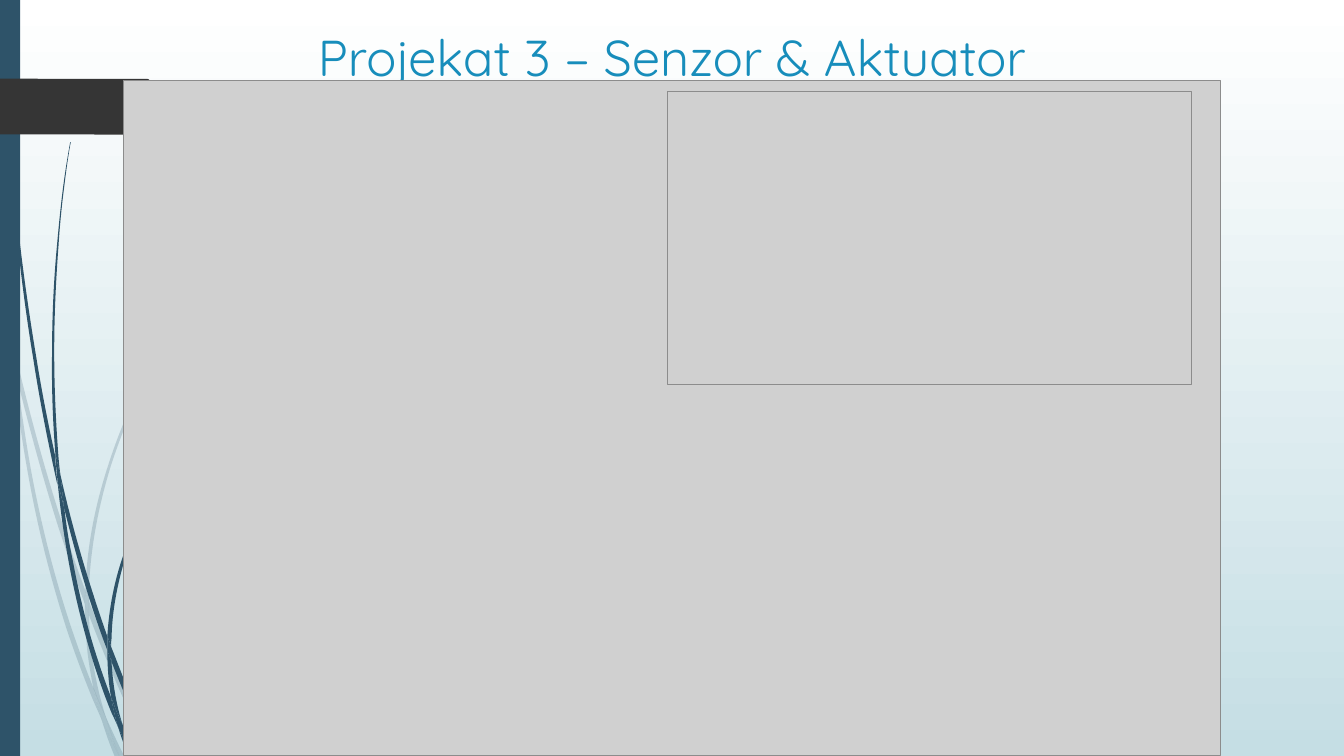
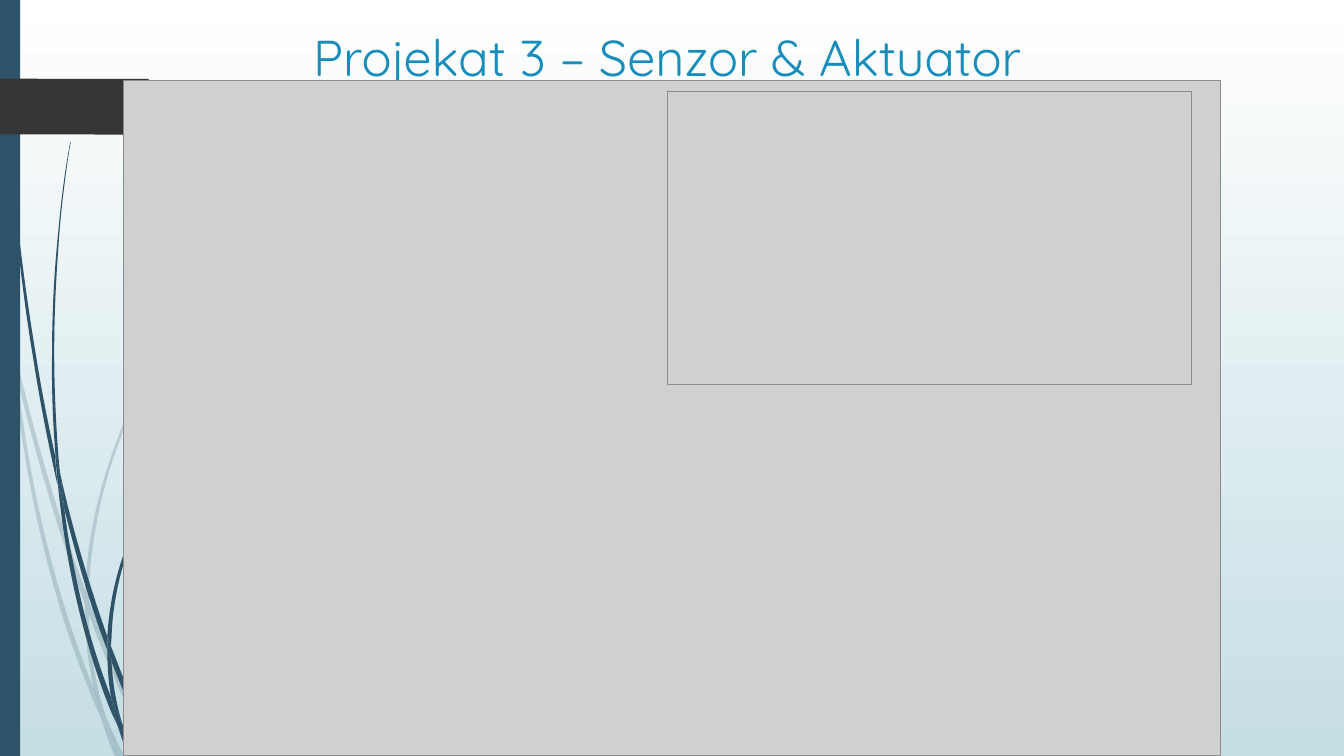
Before and after one commit to TeaMitic/SOA, a slide deck: slide 16 of Prezentacija projekata/Servisno-orijentisane arhitekture – Projekti.pptx. Drawn at 1344x756 pixels with LibreOffice and Linux fonts; fonts in the diff are those of the drawing; grey boxes stand for pictures. Boxes give left, top, right and bottom in pixels: in the first picture for what was removed or moved away, otherwise in the second. Text is boxed around its words. In the diff, an @@ line names an element or a change of style, - is before the commit and + after.

```diff
--- a/Prezentacija projekata/Servisno-orijentisane arhitekture – Projekti.pptx
+++ b/Prezentacija projekata/Servisno-orijentisane arhitekture – Projekti.pptx
@@ title "Projekat 3 – Senzor & ..." moved from (x1=318, y1=38, x2=1026, y2=90) to (x1=313, y1=38, x2=1021, y2=90) @@
```
Also in this commit, not shown: 9 other slides changed.
